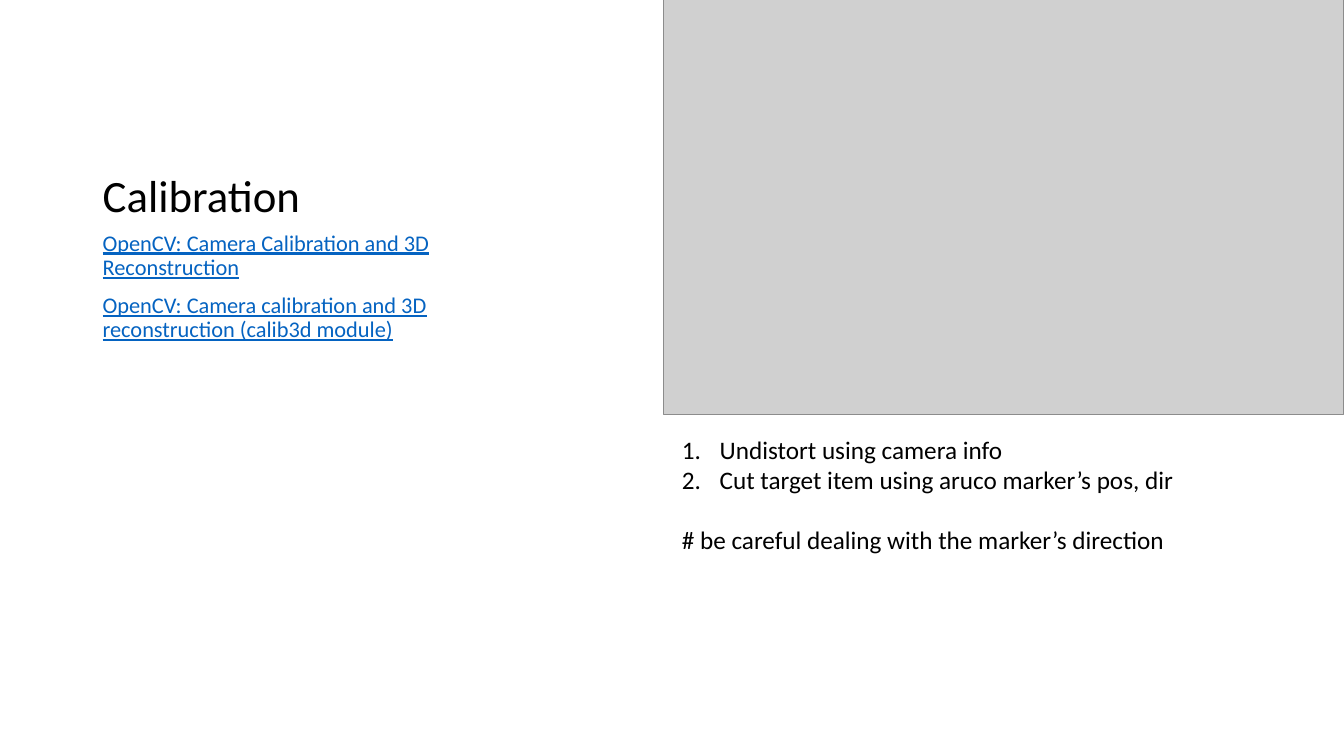
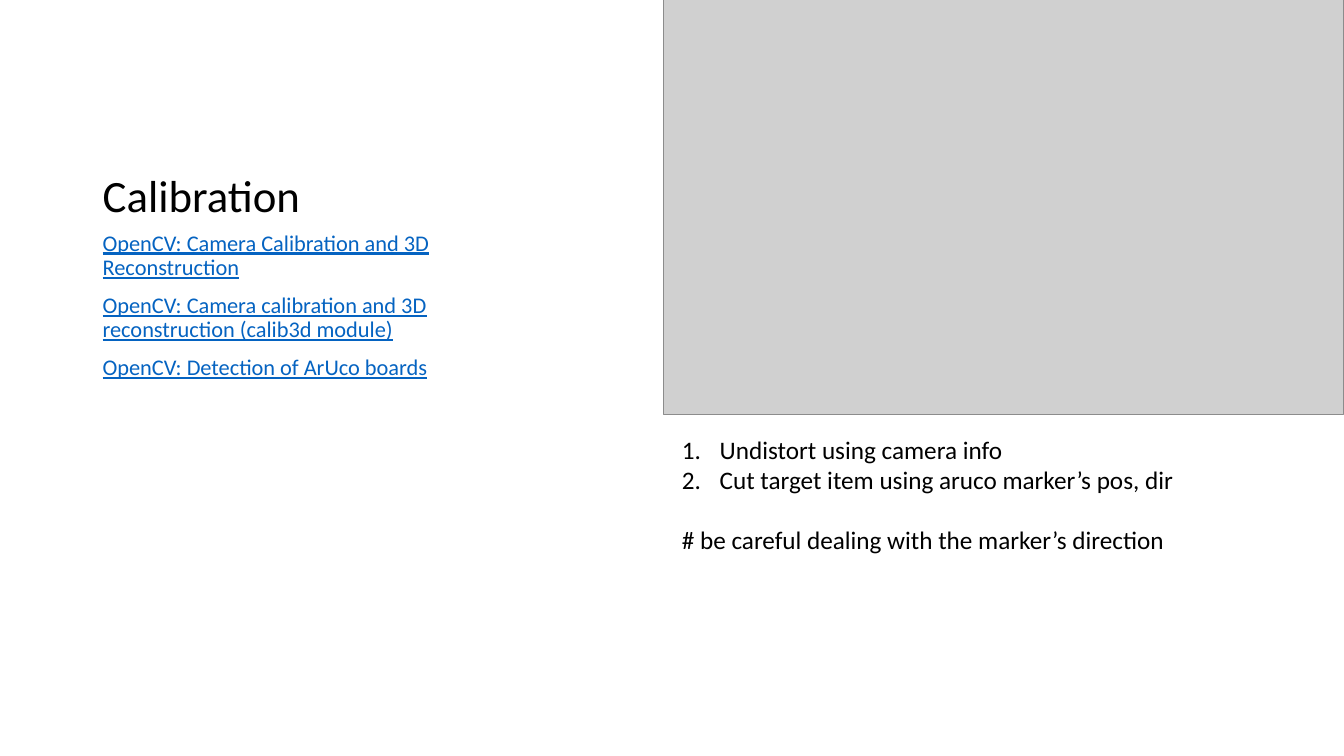
Before and after one commit to MeowOhMeow/CHIPI-CHIPI-CHAPA-CHAPA-DUBI-DUBI-DABA-DABA, a slide deck: slide 2 of ppts/Detector.pptx. Drawn at 1344x756 pixels with LibreOffice and Linux fonts; fonts in the diff are those of the drawing; grey boxes stand for pictures. Boxes give left, top, right and bottom in pixels: in the first picture for what was removed or moved away, otherwise in the second. Text is boxed around its words. In the diff, an @@ line names an element or a change of style, - is before the commit and + after.

```diff
--- a/ppts/Detector.pptx
+++ b/ppts/Detector.pptx
@@ text at box(103, 359, 427, 379): paragraph added @@
+OpenCV: Detection of ArUco boards
```
Also in this commit, not shown: 1 other slide changed, 4 slides added, 1 other file.
